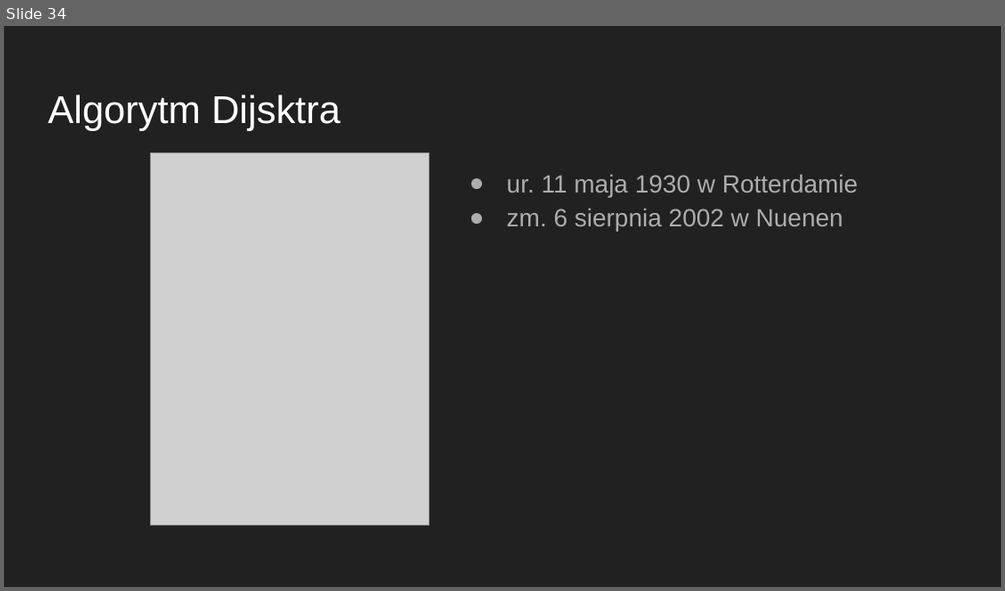
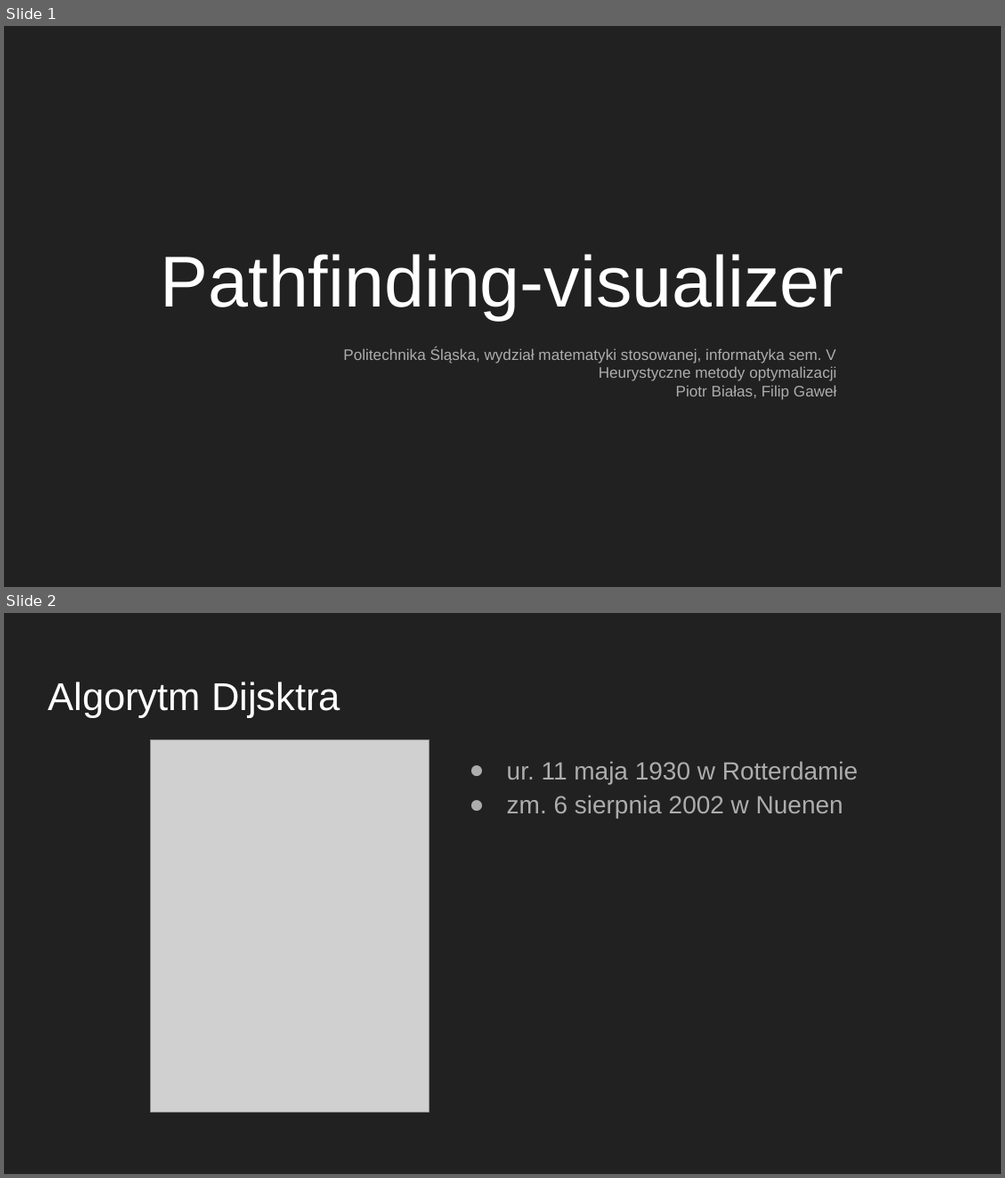
Before and after one commit to Filiponesco/Pathfinding-visualizer, a slide deck: Prezentacja/Projekt-heurystyka-prezentacja.pptx. Shown one above the other, each under a label of ours: slide 34 before the commit, slides 1 and 2 after it. The pictures are 1005x591 and 1005x1178 pixels, drawn with LibreOffice and Linux fonts; fonts in the diff are those of the drawing; grey boxes stand for pictures. Boxes give left, top, right and bottom in pixels: in the first picture for what was removed or moved away, otherwise in the second. Text is boxed around its words. In the diff, an @@ line names an element or a change of style, - is before the commit and + after.

Commit message:
update presentation

```diff
--- a/Prezentacja/Projekt-heurystyka-prezentacja.pptx
+++ b/Prezentacja/Projekt-heurystyka-prezentacja.pptx
@@ slide 1 added at bbox=[4, 26, 1001, 587], background #212121 @@
@@ title added at bbox=[161, 254, 844, 319], 52 pt, text #FFFFFF @@
+Pathfinding-visualizer
@@ subtitle added at bbox=[343, 347, 837, 400], 11 pt, text #ADADAD @@
+Politechnika Śląska, wydział matematyki stosowanej, informatyka sem. V
+Heurystyczne metody optymalizacji
+Piotr Białas, Filip Gaweł
@@ what was slide 34 is now slide 2 @@
```
Also in this commit, not shown: 1 slide changed.
